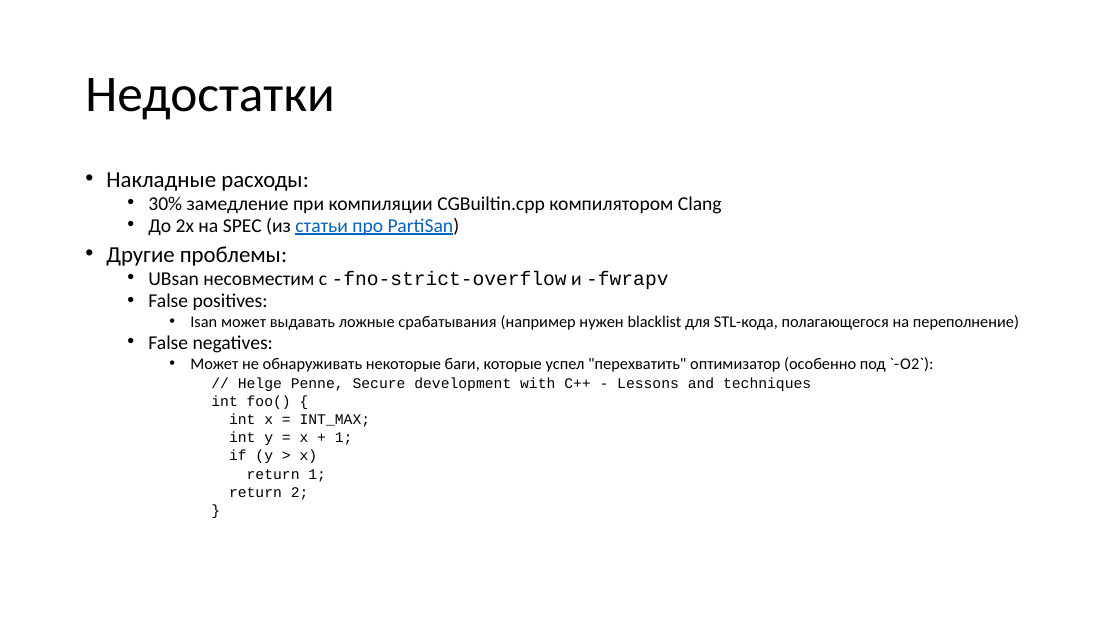
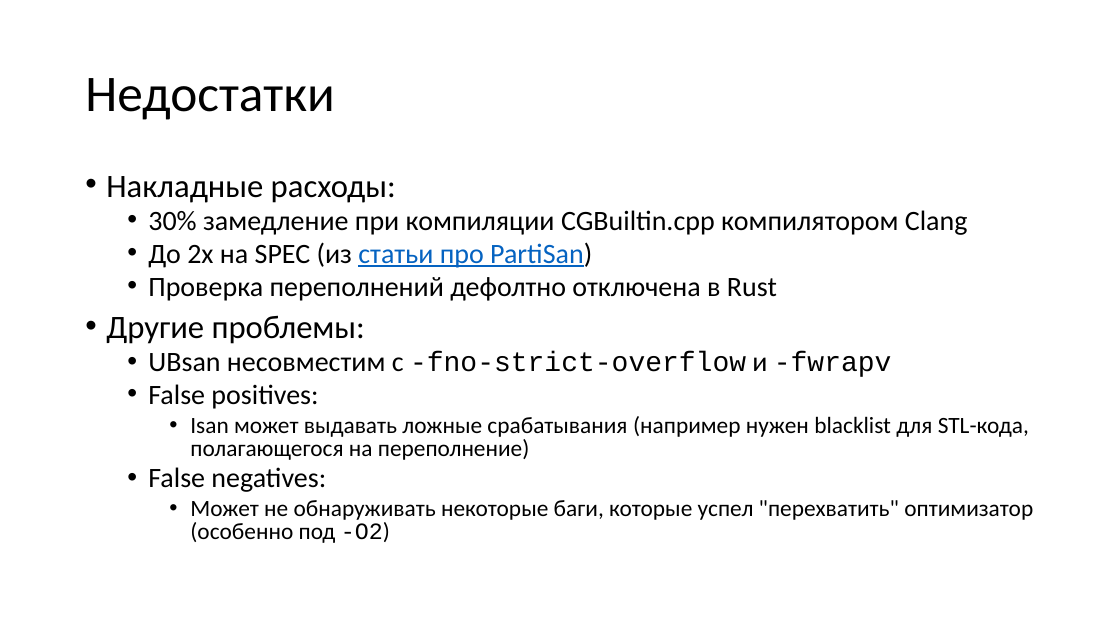
Before and after one commit to yugr/slides, a slide deck: slide 67 of CppZeroCost/2025/RU.pptx. Drawn at 1120x630 pixels with LibreOffice and Linux fonts; fonts in the diff are those of the drawing. Boxes give left, top, right and bottom in pixels: in the first picture for what was removed or moved away, otherwise in the second. Text is boxed around its words. In the diff, an @@ line names an element or a change of style, - is before the commit and + after.

```diff
--- a/CppZeroCost/2025/RU.pptx
+++ b/CppZeroCost/2025/RU.pptx
@@ text at [106, 176, 1029, 492]: size 19.6 to 28 pt in "Накладные расходы:", "Другие проблемы:"; size 16.8 to 24 pt in "30% замедление при компиляции CGBuiltin.cpp компилятором Cla ...", "До 2x на SPEC (из статьи про ...", "UBsan несовместим с -fno-strict-overflow и -fwrapv", "False positives:" and 1 more places; size 14 to 20 pt in "Isan может выдавать ложные срабатывания (например нужен ..."; line spacing 0.7 to 0.8 @@
@@ text at [148, 277, 777, 301]: paragraph added @@
+  • Проверка переполнений дефолтно отключена в Rust
@@ text at [190, 500, 1033, 543]: text changed; size 12.6 to 20 pt; font Courier New to Calibri @@
-    • Может не обнаруживать некоторые баги, которые успел "перехватить" оптимизатор (особенно под `-O2`):
-      // Helge Penne, Secure development with C++ - Lessons and techniques
-      int foo() {
-      int x = INT_MAX;
-      int y = x + 1;
-      if (y > x)
-      return 1;
-      return 2;
-      }
+    • Может не обнаруживать некоторые баги, которые успел "перехватить" оптимизатор (особенно под -O2)
```
Also in this commit, not shown: 16 other slides changed, 4 slides added, 1 slide removed, 3 other files.
